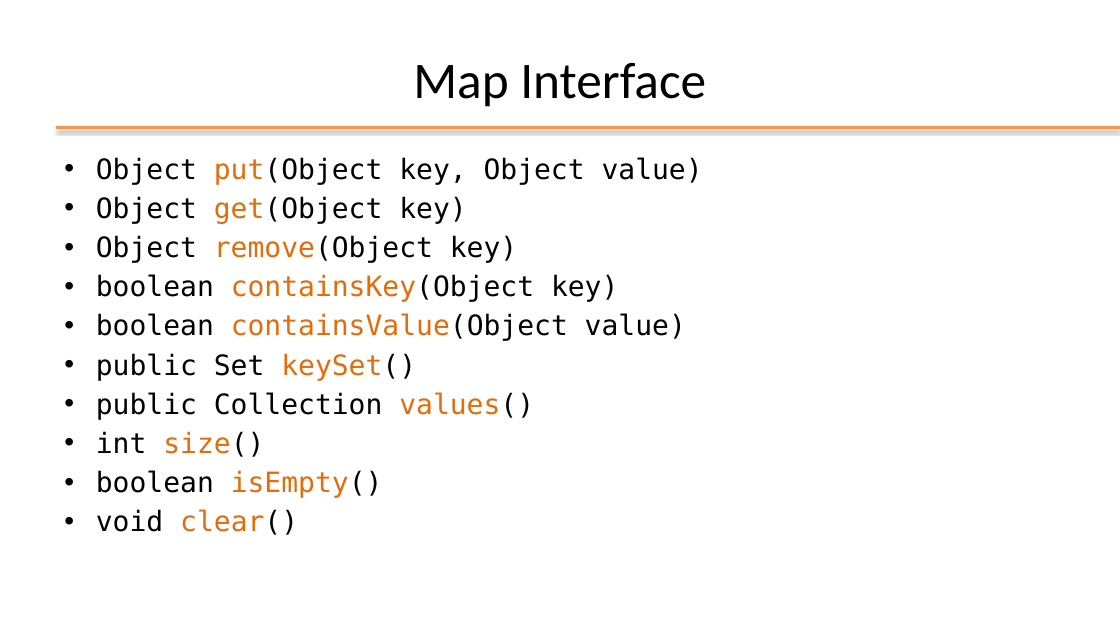
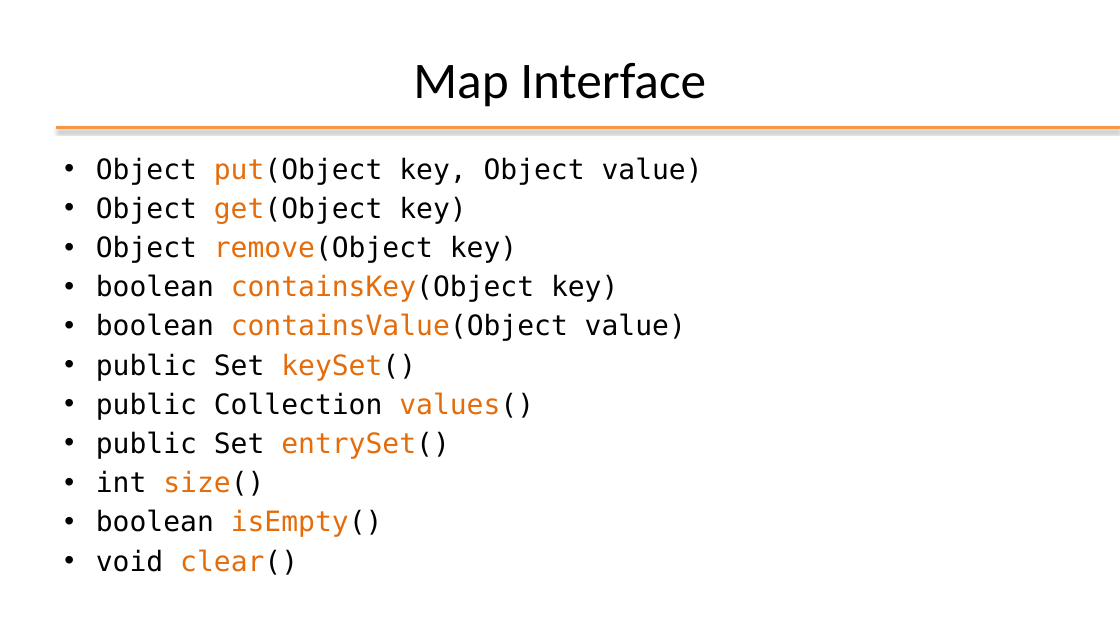
Before and after one commit to nbicocchi/learn-java-core, a slide deck: slide 32 of assets/slides/E4 - Java Data Structures.pptx (slide 33 before the commit). Drawn at 1120x630 pixels with LibreOffice and Linux fonts; fonts in the diff are those of the drawing; background and template pictures are left out. Boxes give left, top, right and bottom in pixels: in the first picture for what was removed or moved away, otherwise in the second. Text is boxed around its words. In the diff, an @@ line names an element or a change of style, - is before the commit and + after.

```diff
--- a/assets/slides/E4 - Java Data Structures.pptx
+++ b/assets/slides/E4 - Java Data Structures.pptx
@@ text at bbox=[96, 431, 450, 459]: paragraph added @@
+• public Set entrySet()
```
Also in this commit, not shown: 6 other slides changed, 4 slides added, 6 slides removed, 1 other file.
